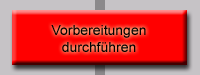
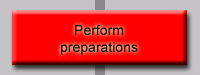
Layer changes from the first 200 × 75 image to the second:
renamed "Vorbereitungen durchführen" to "Perform preparations", painted on it over <box>51,25,146,55</box>
